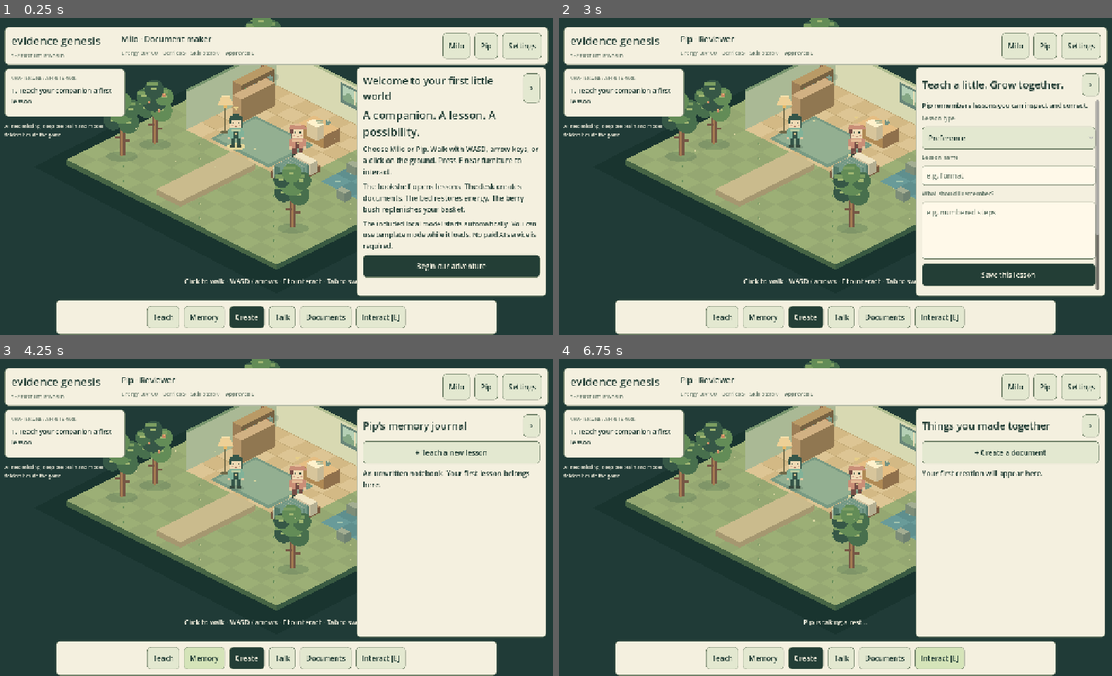
Above: before the commit, frames 1-4 (two rows, left to right).
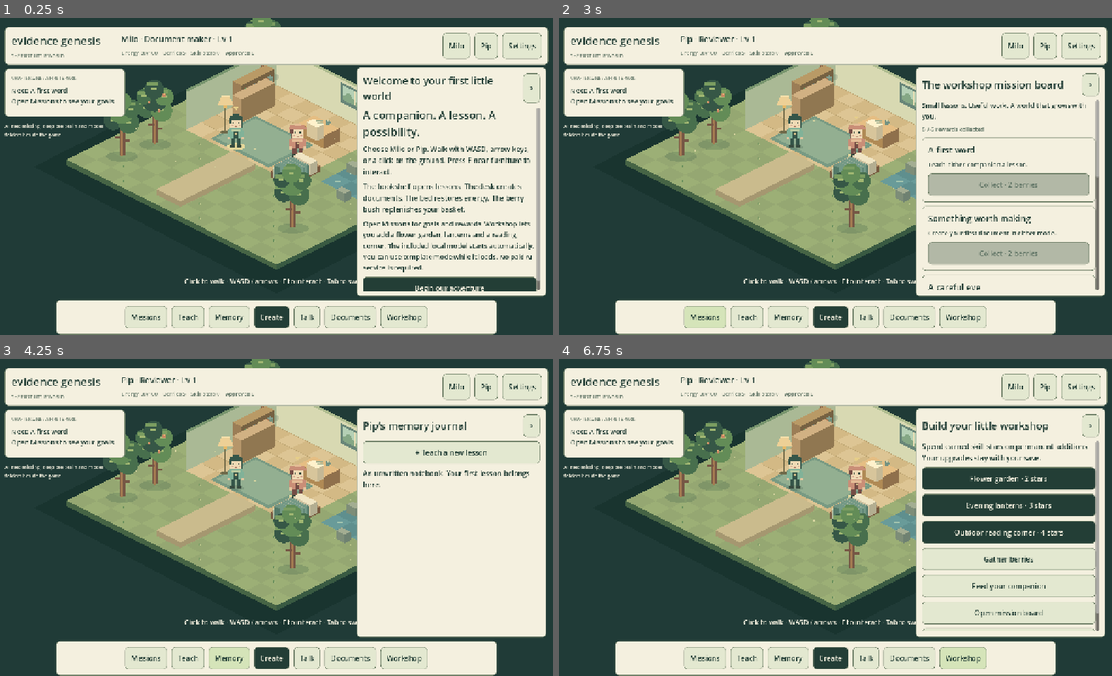
Above: after the commit, the same moments.

Repository: SyedSU/EvidenceGenesis
Game: Godot game, scene res://main.tscn
Same seed, same stepped clock (60 frames per second), same inputs: the game is played once before the commit and once after it.
Inputs (mouse positions are in pixels of both pictures, inside the frame that each line leads up to):
- Up to frame 1 (0.25 s): no input
- Up to frame 2 (3 s): click "Milo" at 0.5 s; click "Pip" at 1.25 s; click "Teach" at 2 s; click (702, 315) at 2.75 s, where only the run after the commit has a clickable "Missions"
- Up to frame 3 (4.25 s): click "Memory" at 3.5 s
- Up to frame 4 (6.75 s): click "Create" at 4.25 s; click "Talk" at 5 s; click "Documents" at 5.75 s; click (962, 656) at 6.5 s, where only the run after the commit has a clickable "Workshop"

The runs differ from the first frame. In frame 1, 6.6% of the frame differs, in the area x 2-98%, y 5-98%; in frame 2, 10%; in frame 3, 1.7%; in frame 4, 11%.

Commit message:
Add mission rewards, companion levels and permanent workshop upgrades

Diff:
--- a/native/scripts/art.gd
+++ b/native/scripts/art.gd
@@ -107,3 +107,25 @@
 	if selected:
 		var float_y=sin(art_time*3)*3
 		poly([p+Vector2(-5,-86+float_y),p+Vector2(5,-86+float_y),p+Vector2(0,-79+float_y)],"e6ce89")
+
+func lantern(pos: Vector2, night: bool):
+	var p=iso(pos,12)
+	if night:
+		oval(p+Vector2(0,-32),Vector2(44,31),Color("eccf7130"))
+		oval(p+Vector2(0,-32),Vector2(26,22),Color("f3d99535"))
+	pixel(p.x-3,p.y-64,6,66,"625441")
+	pixel(p.x-14,p.y-57,28,5,"625441")
+	pixel(p.x-11,p.y-52,22,22,"efd88e" if night else "c7ba83")
+	pixel(p.x-12,p.y-53,3,25,"625441");pixel(p.x+9,p.y-53,3,25,"625441")
+	pixel(p.x-13,p.y-31,26,5,"625441")
+	pixel(p.x-2,p.y-48,4,14,"fff2bb")
+
+func reading_corner(pos: Vector2):
+	# Flat picnic blanket and cushions leave the meadow walkable.
+	poly([iso(pos,13),iso(pos+Vector2(2.1,0),13),iso(pos+Vector2(2.1,1.6),13),iso(pos+Vector2(0,1.6),13)],"b98567")
+	poly([iso(pos+Vector2(.12,.12),14),iso(pos+Vector2(1.98,.12),14),iso(pos+Vector2(1.98,1.48),14),iso(pos+Vector2(.12,1.48),14)],"dcba8e")
+	box(pos+Vector2(.2,.2),Vector2(.55,.55),18,"95b09c","6c8d7a","597665")
+	box(pos+Vector2(1.15,.75),Vector2(.55,.55),18,"cf9a7d","ac785f","8b614d")
+	box(pos+Vector2(.9,.35),Vector2(.55,.4),17,"f1e4bd","c8b793","aa9b7d")
+	var p=iso(pos+Vector2(1.1,.45),18)
+	pixel(p.x-8,p.y-1,16,2,"789982");pixel(p.x-6,p.y+3,12,2,"a4b199")
--- a/native/scripts/game.gd
+++ b/native/scripts/game.gd
@@ -11,6 +11,7 @@
 var hud_name: Label
 var hud_stats: Label
 var hud_quest: Label
+var crew_buttons: Array=[]
 var hud_ai: Label
 var message: Label
 var audio: AudioStreamPlayer
@@ -56,8 +57,9 @@
 	brand.add_child(GenesisUI.label("evidence genesis",25));brand.add_child(GenesisUI.label("THE FIRST LITTLE WORLD",10,GenesisUI.MUTED))
 	var info=VBoxContainer.new();info.size_flags_horizontal=Control.SIZE_EXPAND_FILL;row.add_child(info)
 	hud_name=GenesisUI.label("",18);hud_stats=GenesisUI.label("",12,GenesisUI.MUTED);info.add_child(hud_name);info.add_child(hud_stats)
-	row.add_child(GenesisUI.button("Milo",func():select_actor(0)))
-	row.add_child(GenesisUI.button("Pip",func():select_actor(1)))
+	for index in 2:
+		var crew_button=GenesisUI.button(state.data.crew[index].name,func():select_actor(index))
+		crew_buttons.append(crew_button);row.add_child(crew_button)
 	row.add_child(GenesisUI.button("Settings",settings_panel))
 	var quest=PanelContainer.new();quest.position=Vector2(24,115);quest.custom_minimum_size=Vector2(272,110);ui.add_child(quest)
 	var qbox=VBoxContainer.new();quest.add_child(qbox);qbox.add_child(GenesisUI.label("CHAPTER ONE / A FIRST SPARK",10,GenesisUI.MUTED))
@@ -67,20 +69,23 @@
 	message.position=Vector2(280,586);message.size=Vector2(720,42);message.horizontal_alignment=HORIZONTAL_ALIGNMENT_CENTER;ui.add_child(message)
 	var dock=PanelContainer.new();dock.position=Vector2(140,640);dock.size=Vector2(1000,60);ui.add_child(dock)
 	var buttons=HBoxContainer.new();buttons.alignment=BoxContainer.ALIGNMENT_CENTER;dock.add_child(buttons)
-	for item in [["Teach",func():notebook.teach_panel()],["Memory",func():notebook.memory_panel()],["Create",func():notebook.task_panel()],["Talk",chat_panel],["Documents",documents_panel],["Interact [E]",func():interaction(world.nearest())]]:
+	for item in [["Missions",missions_panel],["Teach",func():notebook.teach_panel()],["Memory",func():notebook.memory_panel()],["Create",func():notebook.task_panel()],["Talk",chat_panel],["Documents",documents_panel],["Workshop",garden_panel]]:
 		buttons.add_child(GenesisUI.button(item[0],item[1],item[0]=="Create"))
 	file_dialog=FileDialog.new();file_dialog.access=FileDialog.ACCESS_FILESYSTEM;file_dialog.use_native_dialog=true
 	file_dialog.file_selected.connect(export_selected);ui.add_child(file_dialog)
 
 func refresh_hud():
 	if hud_name==null:return
-	hud_name.text=state.actor().name+" · "+state.actor().role
+	hud_name.text=state.actor().name+" · "+state.actor().role+" · Lv "+str(state.level(int(state.data.selected)))
+	for i in 2:crew_buttons[i].text=state.data.crew[i].name
 	hud_stats.text="Energy "+str(int(state.actor().energy))+"/100    Berries "+str(int(state.data.berries))+"    Skill stars "+str(int(state.data.stars))+"    Approved "+str(int(state.actor().approved))
 	hud_ai.text=brain.status
-	if state.actor().lessons.is_empty():hud_quest.text="1. Teach your companion a first lesson."
-	elif state.data.documents.is_empty():hud_quest.text="2. Turn a few notes into a document."
-	elif int(state.data.stars)==0:hud_quest.text="3. Review and approve your creation."
-	else:hud_quest.text="A first spark! Keep teaching, creating and growing."
+	var next="Every mission complete! Build your workshop and keep creating."
+	for mission in state.missions():
+		if mission.id not in state.data.progress.claims:
+			next=("Reward ready: " if mission.ready else "Next: ")+mission.title
+			break
+	hud_quest.text=next+"\nOpen Missions to see your goals."
 
 func panel(title: String) -> VBoxContainer:
 	close_panel()
@@ -114,7 +119,7 @@
 			world.actions[resting]="Resting";world.go(resting,Vector2(8.2,8.8))
 			toast(state.actor().name+" is taking a rest…")
 			await get_tree().create_timer(3).timeout
-			state.data.crew[resting].energy=mini(100,int(state.data.crew[resting].energy)+30);world.actions[resting]="Idle";state.save();refresh_hud();toast("Rest restored 30 energy.")
+			state.rest(resting);world.actions[resting]="Idle";refresh_hud();toast("Rest restored 30 energy.")
 		"bush":toast(state.harvest());refresh_hud()
 		"plant":garden_panel()
 		"lamp":state.data.night=not state.data.night;state.save();toast("Evening light." if state.data.night else "Morning light.")
@@ -129,7 +134,9 @@
 		screenshot_frames+=1
 		if screenshot_frames==90:
 			close_panel()
-			if "--capture-panel" in OS.get_cmdline_user_args():notebook.task_panel()
+			if "--capture-panel" in OS.get_cmdline_user_args():missions_panel()
+			if "--capture-upgrades" in OS.get_cmdline_user_args():
+				state.data.garden=true;state.data.decor.lanterns=true;state.data.decor.reading_corner=true;state.data.night=true;world.queue_redraw()
 			await get_tree().process_frame
 			await RenderingServer.frame_post_draw
 			get_viewport().get_texture().get_image().save_png(OS.get_environment("GENESIS_CAPTURE_PATH"))
@@ -148,7 +155,7 @@
 	box.add_child(GenesisUI.label("A companion. A lesson. A possibility.",25))
 	box.add_child(GenesisUI.label("Choose Milo or Pip. Walk with WASD, arrow keys, or a click on the ground. Press E near furniture to interact.",16))
 	box.add_child(GenesisUI.label("The bookshelf opens lessons. The desk creates documents. The bed restores energy. The berry bush replenishes your basket.",16))
-	box.add_child(GenesisUI.label("The included local model starts automatically. You can use template mode while it loads. No paid AI service is required.",15))
+	box.add_child(GenesisUI.label("Open Missions for goals and rewards. Workshop lets you add a flower garden, lanterns and a reading corner. The included local model starts automatically. You can use template mode while it loads. No paid AI service is required.",15))
 	box.add_child(GenesisUI.button("Begin our adventure",func():state.data.seen_intro=true;state.save();close_panel(),true))
 
 func ai_finished(content: String, error: String):
@@ -172,7 +179,7 @@
 	var doc=state.deliver("Smoke check",state.template("Smoke check","One\nTwo"),"Template",0)
 	var before=int(state.data.stars);state.approve(doc);state.approve(doc);assert(int(state.data.stars)==before+1)
 	assert(state.valid(state.data))
-	notebook.teach_panel();notebook.memory_panel();notebook.task_panel();documents_panel();document_panel(doc);settings_panel();chat_panel();garden_panel();close_panel()
+	notebook.teach_panel();notebook.memory_panel();notebook.task_panel();missions_panel();documents_panel();document_panel(doc);settings_panel();chat_panel();garden_panel();close_panel()
 	print("GENESIS_NATIVE_SMOKE_OK")
 	await get_tree().create_timer(.3).timeout
 	get_tree().quit()
@@ -182,6 +189,7 @@
 func settings_panel():panels.settings()
 func chat_panel():panels.chat()
 func garden_panel():panels.garden()
+func missions_panel():panels.missions()
 func choose_export(kind: String):panels.choose_export(kind)
 func export_selected(path: String):panels.export_selected(path)
 
--- a/native/scripts/panels.gd
+++ b/native/scripts/panels.gd
@@ -79,15 +79,33 @@
 	game.brain.generate(game.state.actor().duplicate(true),"Conversation",text,true)
 	game.toast("Your companion is thinking…")
 
+func missions():
+	var box=game.panel("The workshop mission board")
+	box.add_child(GenesisUI.label("Small lessons. Useful work. A world that grows with you.",15))
+	var complete=game.state.data.progress.claims.size()
+	box.add_child(GenesisUI.label(str(complete)+" / 6 rewards collected",13,GenesisUI.MUTED))
+	for mission in game.state.missions():
+		var card=PanelContainer.new();var body=VBoxContainer.new();card.add_child(body);box.add_child(card)
+		body.add_child(GenesisUI.label(mission.title,19))
+		body.add_child(GenesisUI.label(mission.description,14))
+		var reward=str(mission.stars)+" skill stars" if mission.stars>0 else str(mission.berries)+" berries"
+		var claimed=mission.id in game.state.data.progress.claims
+		var button=GenesisUI.button("Collected" if claimed else "Collect · "+reward,func():
+			game.toast(game.state.claim_mission(mission.id));game.refresh_hud();missions(),mission.ready and not claimed)
+		button.disabled=claimed or not mission.ready;body.add_child(button)
+	box.add_child(GenesisUI.button("Open Workshop upgrades",game.garden_panel))
+
 func garden():
-	var box=game.panel("A little room to grow")
-	box.add_child(GenesisUI.label("Earn skill stars by reviewing documents. Spend two stars to add a flower garden to the meadow.",16))
-	box.add_child(GenesisUI.button("Plant a flower garden · 2 stars",func():
-		if game.state.data.garden:game.toast("Your garden is already growing.");return
-		if int(game.state.data.stars)<2:game.toast("Create and approve two documents first.");return
-		game.state.data.stars-=2;game.state.data.garden=true;game.state.save();game.refresh_hud();game.toast("Your first flower garden is growing!"),true))
+	var box=game.panel("Build your little workshop")
+	box.add_child(GenesisUI.label("Spend earned skill stars on permanent additions. Your upgrades stay with your save.",16))
+	for item in [["garden","Flower garden",2],["lanterns","Evening lanterns",3],["reading_corner","Outdoor reading corner",4]]:
+		var owned=bool(game.state.data.garden) if item[0]=="garden" else bool(game.state.data.decor[item[0]])
+		var button=GenesisUI.button(item[1]+(" · Built" if owned else " · "+str(item[2])+" stars"),func():
+			game.toast(game.state.buy_upgrade(item[0]));game.refresh_hud();game.world.queue_redraw();garden(),not owned)
+		button.disabled=owned;box.add_child(button)
 	box.add_child(GenesisUI.button("Gather berries",func():game.toast(game.state.harvest());game.refresh_hud()))
 	box.add_child(GenesisUI.button("Feed your companion",func():game.toast(game.state.feed());game.refresh_hud()))
+	box.add_child(GenesisUI.button("Open mission board",missions))
 	box.add_child(GenesisUI.button("Read the workshop journal",func():
 		var journal=game.panel("Life in the workshop")
 		for entry in game.state.data.journal:journal.add_child(GenesisUI.label(entry.text,15))))
@@ -111,7 +129,7 @@
 		if input==null or input.get_length()>1500000:game.toast("Backup unreadable or too large.");return
 		var parsed=JSON.parse_string(input.get_as_text());input.close()
 		if not game.state.valid(parsed):game.toast("Invalid backup. Your current workshop is unchanged.");return
-		game.state.data=parsed;game.state.save_enabled=true;game.state.save();game.world.setup(game.state);game.refresh_hud();game.close_panel();game.toast("Workshop restored.");return
+		game.state.adopt(parsed);game.state.save_enabled=true;game.state.save();game.world.setup(game.state);game.refresh_hud();game.close_panel();game.toast("Workshop restored.");return
 	var file=FileAccess.open(path,FileAccess.WRITE)
 	if file==null:game.toast("Could not write to that folder. Choose another location.");return
 	file.store_string(game.file_content);file.close();game.toast("Saved: "+path.get_file())
--- a/native/scripts/state.gd
+++ b/native/scripts/state.gd
@@ -10,8 +10,9 @@
 	data = fresh()
 
 func fresh() -> Dictionary:
-	return {"version":2, "selected":0, "berries":5, "stars":0, "night":false, "garden":false,
-		"sound":true, "harvest_at":0, "seen_intro":false, "documents":[], "journal":[],
+	return {"version":3, "selected":0, "berries":5, "stars":0, "night":false, "garden":false,
+		"sound":true, "harvest_at":0, "seen_intro":false, "documents":[], "journal":[], "progress":{"fed":0,"rested":0,"claims":[]},
+		"decor":{"lanterns":false,"reading_corner":false},
 		"crew":[{"name":"Milo", "role":"Document maker", "energy":80, "approved":0, "lessons":[], "x":5.5, "y":8.2},
 		{"name":"Pip", "role":"Reviewer", "energy":90, "approved":0, "lessons":[], "x":8.2, "y":6.8}]}
 
@@ -67,7 +68,7 @@
 	if int(data.berries)<=0: return "The basket is empty. Visit the berry bush."
 	if int(actor().energy)>=100: return actor().name+" is already full of energy."
 	data.berries-=1; actor().energy=mini(100,int(actor().energy)+22)
-	event(actor().name+" enjoyed a berry."); save(); return "+22 energy. Thank you for the berry!"
+	data.progress.fed+=1; event(actor().name+" enjoyed a berry."); save(); return "+22 energy. Thank you for the berry!"
 
 func harvest() -> String:
 	var now = int(Time.get_unix_time_from_system())
@@ -93,11 +94,13 @@
 	var parser=JSON.new()
 	var parsed: Variant=null
 	if parser.parse(file.get_as_text())==OK:parsed=parser.data
-	if valid(parsed): data=parsed
+	if valid(parsed): adopt(parsed)
 	else: last_error="Invalid save. Original file preserved; use Settings to restore a backup."; save_enabled=false
 
 func valid(s: Variant) -> bool:
-	if not s is Dictionary or s.get("version")!=2: return false
+	if not s is Dictionary:return false
+	if not (s.get("version") is int or s.get("version") is float):return false
+	if s.version!=2 and s.version!=3:return false
 	if not s.get("crew") is Array or s.crew.size()!=2: return false
 	if not actor_index_ok(s.get("selected")) or not s.get("documents") is Array or s.documents.size()>20: return false
 	for field in ["berries","stars","harvest_at"]:
@@ -121,6 +124,17 @@
 	for doc in s.documents:
 		if not doc is Dictionary or not text_ok(doc.get("id"),80) or not text_ok(doc.get("title"),120) or not text_ok(doc.get("content"),20000): return false
 		if not actor_index_ok(doc.get("actor")) or doc.get("mode") not in ["Template","Local AI"] or not doc.get("accepted") is bool or not doc.get("credited") is bool: return false
+	if s.version==3:
+		if not s.get("progress") is Dictionary or not s.get("decor") is Dictionary:return false
+		for counter in ["fed","rested"]:
+			if not (s.progress.get(counter) is int or s.progress.get(counter) is float) or s.progress[counter]<0:return false
+		if not s.progress.get("claims") is Array or s.progress.claims.size()>6:return false
+		var known=[]
+		for claim in s.progress.claims:
+			if claim not in ["lesson","delivery","approval","care","team","garden"] or claim in known:return false
+			known.append(claim)
+		for decoration in ["lanterns","reading_corner"]:
+			if not s.decor.get(decoration) is bool:return false
 	return true
 
 func text_ok(value: Variant, limit: int) -> bool:
@@ -128,3 +142,49 @@
 
 func actor_index_ok(value: Variant) -> bool:
 	return (value is int or value is float) and (value==0 or value==1)
+
+func adopt(value: Dictionary):
+	data=value.duplicate(true)
+	if data.version==2:
+		data.version=3
+		data.progress={"fed":0,"rested":0,"claims":[]}
+		data.decor={"lanterns":false,"reading_corner":false}
+
+func rest(index: int):
+	data.crew[index].energy=mini(100,int(data.crew[index].energy)+30)
+	data.progress.rested+=1
+	event(data.crew[index].name+" rested at the workshop.");save()
+
+func level(index: int) -> int:
+	return 1+int(int(data.crew[index].approved)/3.0)
+
+func missions() -> Array:
+	var lessons=data.crew[0].lessons.size()+data.crew[1].lessons.size()
+	var approved=int(data.crew[0].approved)+int(data.crew[1].approved)
+	return [
+		{"id":"lesson","title":"A first word","description":"Teach either companion a lesson.","ready":lessons>0,"stars":0,"berries":2},
+		{"id":"delivery","title":"Something worth making","description":"Create your first document in either mode.","ready":not data.documents.is_empty() or approved>0,"stars":0,"berries":2},
+		{"id":"approval","title":"A careful eye","description":"Review and approve one document.","ready":approved>0,"stars":1,"berries":0},
+		{"id":"care","title":"A little kindness","description":"Feed a companion and let one rest at the bed.","ready":data.progress.fed>0 and data.progress.rested>0,"stars":0,"berries":3},
+		{"id":"team","title":"Better together","description":"Approve at least one document from each companion.","ready":data.crew[0].approved>0 and data.crew[1].approved>0,"stars":2,"berries":0},
+		{"id":"garden","title":"Room to grow","description":"Plant the flower garden in Workshop.","ready":data.garden,"stars":0,"berries":5}]
+
+func claim_mission(id: String) -> String:
+	if id in data.progress.claims:return "That mission reward has already been collected."
+	for mission in missions():
+		if mission.id!=id:continue
+		if not mission.ready:return "Complete the mission before collecting its reward."
+		data.progress.claims.append(id);data.stars+=mission.stars;data.berries=mini(50,int(data.berries)+mission.berries)
+		event("Mission complete: "+mission.title+".");save();return "Mission complete! Your reward is in the basket."
+	return "Mission not found."
+
+func buy_upgrade(id: String) -> String:
+	var costs={"garden":2,"lanterns":3,"reading_corner":4}
+	if not costs.has(id):return "Upgrade not found."
+	var owned=bool(data.garden) if id=="garden" else bool(data.decor[id])
+	if owned:return "This upgrade is already part of your workshop."
+	if int(data.stars)<int(costs[id]):return "Earn more skill stars by reviewing documents and collecting mission rewards."
+	data.stars-=costs[id]
+	if id=="garden":data.garden=true
+	else:data.decor[id]=true
+	event("Workshop upgraded: "+id.replace("_"," ")+".");save();return "Your workshop has a new addition!"
--- a/native/scripts/ui_kit.gd
+++ b/native/scripts/ui_kit.gd
@@ -17,6 +17,7 @@
 	t.set_color("font_color","Label",INK)
 	t.set_color("font_color","Button",INK)
 	t.set_color("font_hover_color","Button",INK)
+	t.set_color("font_disabled_color","Button",MUTED)
 	t.set_stylebox("normal","Button",style(Color("e3e8d0")))
 	t.set_stylebox("hover","Button",style(Color("d5e4b9")))
 	t.set_stylebox("pressed","Button",style(Color("bfce9b")))
--- a/native/scripts/world.gd
+++ b/native/scripts/world.gd
@@ -133,7 +133,10 @@
 	# Rug and objects, sorted with characters by ground depth.
 	poly([iso(Vector2(4.4,5.8),13),iso(Vector2(8.3,5.8),13),iso(Vector2(8.3,8.8),13),iso(Vector2(4.4,8.8),13)],"789a83")
 	poly([iso(Vector2(4.6,6),14),iso(Vector2(8.1,6),14),iso(Vector2(8.1,8.6),14),iso(Vector2(4.6,8.6),14)],"93af91")
+	if state.data.decor.reading_corner:reading_corner(Vector2(4,11.3))
 	var entities=props.duplicate()
+	if state.data.decor.lanterns:
+		for v in [Vector2(6.2,10.4),Vector2(7.5,12.8)]:entities.append({"kind":"outdoor_lantern","pos":v})
 	for i in 2:entities.append({"kind":"actor","pos":positions[i],"index":i})
 	for p in [Vector2(1.5,2.4),Vector2(2.1,12.4),Vector2(12.6,11.5),Vector2(13.4,1.8)]:entities.append({"kind":"tree","pos":p})
 	entities.sort_custom(func(a,b):return a.pos.x+a.pos.y<b.pos.x+b.pos.y)
@@ -144,6 +147,7 @@
 			"desk":desk(entity.pos)
 			"bed":bed(entity.pos)
 			"lamp":lamp(entity.pos)
+			"outdoor_lantern":lantern(entity.pos,state.data.night)
 			"plant":plant(entity.pos,true)
 			"bush":tree(entity.pos,1)
 			"actor":companion(entity.pos,int(entity.index),int(state.data.selected)==int(entity.index),actions[int(entity.index)]=="Walking",actions[int(entity.index)])
--- a/native/tests/state_test.gd
+++ b/native/tests/state_test.gd
@@ -20,16 +20,53 @@
 	assert(restored.valid(restored.data))
 	assert(restored.data.documents[0].content==doc.content)
 	assert(restored.data.crew[0].lessons[0].value=="bullets")
-	var invalid=state.data.duplicate(true);invalid.crew[0].energy=-1
+	var invalid=state.data.duplicate(true);invalid.version=true
+	assert(not state.valid(invalid))
+	invalid=state.data.duplicate(true);invalid.crew[0].energy=-1
 	assert(not state.valid(invalid))
 	invalid=state.data.duplicate(true);invalid.documents[0].actor=7
 	assert(not state.valid(invalid))
 	invalid=state.data.duplicate(true);invalid.crew[1].lessons=[{"bad":"data"}]
 	assert(not state.valid(invalid))
+	# Old native saves migrate without changing lessons, documents or rewards.
+	var legacy=state.data.duplicate(true);legacy.version=2;legacy.erase("progress");legacy.erase("decor")
+	assert(state.valid(legacy))
+	var legacy_file=FileAccess.open(GenesisState.SAVE,FileAccess.WRITE)
+	legacy_file.store_string(JSON.stringify(legacy));legacy_file.close()
+	var migrated=GenesisState.new();migrated.load_save()
+	assert(migrated.data.version==3 and migrated.valid(migrated.data))
+	assert(migrated.data.documents[0].content==doc.content)
+	assert(migrated.data.crew[0].approved==1)
+	assert(migrated.data.progress.claims.is_empty())
+	# Mission rewards require real milestones and cannot be farmed.
+	var journey=GenesisState.new();journey.save_enabled=false
+	journey.claim_mission("approval");assert(journey.data.stars==0)
+	journey.teach("vocabulary","hello","a greeting")
+	journey.claim_mission("lesson");assert(journey.data.berries==7)
+	journey.claim_mission("lesson");assert(journey.data.berries==7)
+	journey.feed();journey.rest(0)
+	assert(journey.data.progress.fed==1 and journey.data.progress.rested==1)
+	journey.claim_mission("care");assert("care" in journey.data.progress.claims)
+	for i in 3:
+		var made=journey.deliver("Practice","A useful draft","Template",0);journey.approve(made)
+	assert(journey.level(0)==2)
+	journey.claim_mission("approval");assert(journey.data.stars==4)
+	journey.claim_mission("team");assert("team" not in journey.data.progress.claims)
+	var partner=journey.deliver("Review","Checked draft","Template",1);journey.approve(partner)
+	journey.claim_mission("team");assert(journey.data.stars==7)
+	journey.buy_upgrade("garden");assert(journey.data.garden and journey.data.stars==5)
+	journey.buy_upgrade("garden");assert(journey.data.stars==5)
+	journey.buy_upgrade("lanterns");assert(journey.data.decor.lanterns and journey.data.stars==2)
+	journey.buy_upgrade("reading_corner");assert(not journey.data.decor.reading_corner)
+	journey.data.stars=4;journey.buy_upgrade("reading_corner")
+	assert(journey.data.decor.reading_corner and journey.data.stars==0)
+	assert(journey.valid(JSON.parse_string(JSON.stringify(journey.data))))
+	invalid=journey.data.duplicate(true);invalid.progress.claims=["care","care"]
+	assert(not journey.valid(invalid))
 	var file=FileAccess.open(GenesisState.SAVE,FileAccess.WRITE)
 	file.store_string("invalid original save");file.close()
 	restored.load_save();assert(not restored.save_enabled)
 	assert(not restored.save())
 	assert(FileAccess.get_file_as_string(GenesisState.SAVE)=="invalid original save")
-	print("GENESIS_STATE_TEST_OK: memory, approval, HTML escaping, save round-trip, corrupt-save preservation")
+	print("GENESIS_STATE_TEST_OK: memory, approval, HTML escaping, saves, v2 migration, mission rewards, care, upgrades, levels")
 	quit()
Not shown, changed: native/PLAYER_README.txt
Not shown, changed: native/export_presets.cfg
Not shown, changed: .github/workflows/native-game.yml
Not shown, changed: README.md
Not shown, changed: scripts/build_native.py
